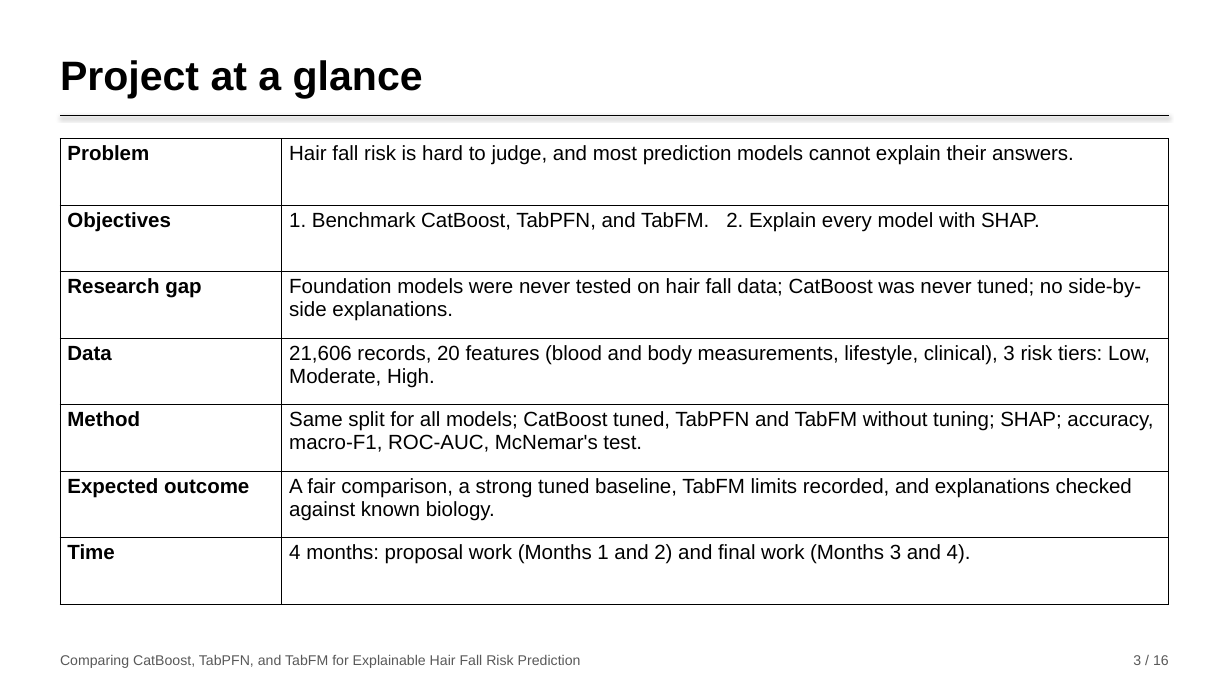
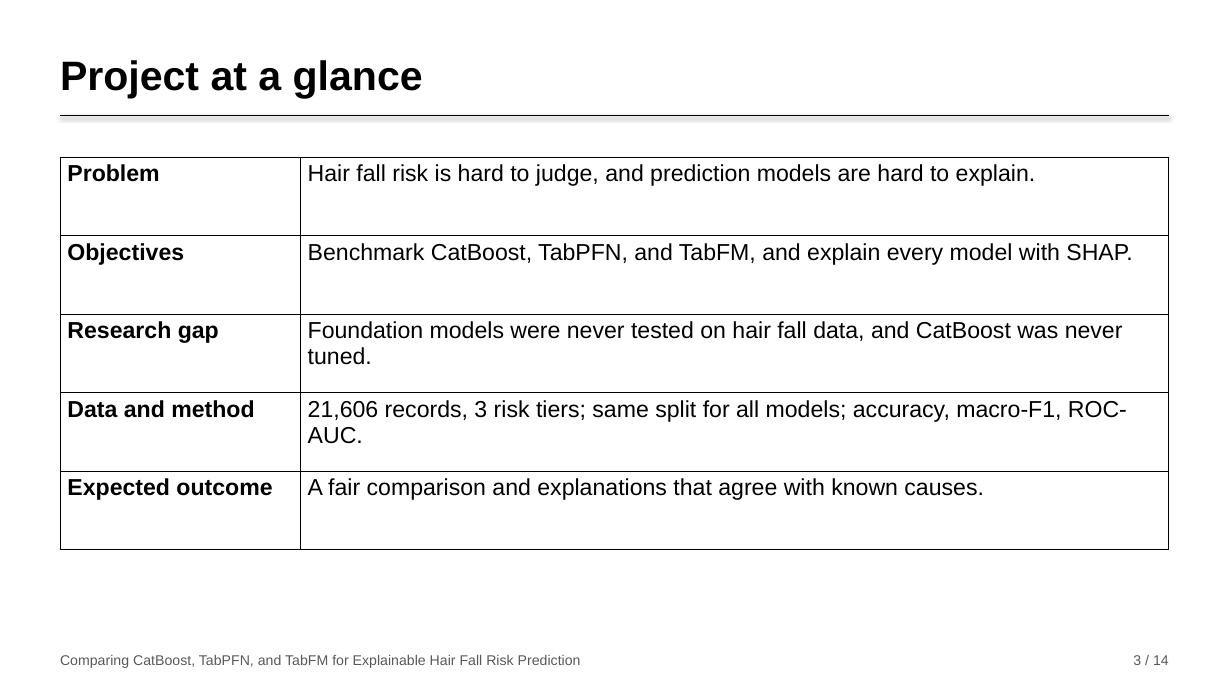
Before and after one commit to nirajanS1211/Hairfall-Thesis, a slide deck: slide 3 of Thesis_Final/Presentation/Hairfall_Presentation.pptx. Drawn at 1232x693 pixels with LibreOffice and Linux fonts; fonts in the diff are those of the drawing. Boxes give left, top, right and bottom in pixels: in the first picture for what was removed or moved away, otherwise in the second. Text is boxed around its words. In the diff, an @@ line names an element or a change of style, - is before the commit and + after.

```diff
--- a/Thesis_Final/Presentation/Hairfall_Presentation.pptx
+++ b/Thesis_Final/Presentation/Hairfall_Presentation.pptx
@@ table at bbox=[60, 157, 1169, 550] @@
-row 1: Problem | Hair fall risk is hard to judge, and most prediction models cannot explain their answers.
-row 2: Objectives | 1. Benchmark CatBoost, TabPFN, and TabFM. 2. Explain every model with SHAP.
-row 3: Research gap | Foundation models were never tested on hair fall data; CatBoost was never tuned; no side-by-side explanations.
-row 4: Data | 21,606 records, 20 features (blood and body measurements, lifestyle, clinical), 3 risk tiers: Low, Moderate, High.
-row 5: Method | Same split for all models; CatBoost tuned, TabPFN and TabFM without tuning; SHAP; accuracy, macro-F1, ROC-AUC, McNemar's test.
-row 6: Expected outcome | A fair comparison, a strong tuned baseline, TabFM limits recorded, and explanations checked against known biology.
-row 7: Time | 4 months: proposal work (Months 1 and 2) and final work (Months 3 and 4).
+row 1: Problem | Hair fall risk is hard to judge, and prediction models are hard to explain.
+row 2: Objectives | Benchmark CatBoost, TabPFN, and TabFM, and explain every model with SHAP.
+row 3: Research gap | Foundation models were never tested on hair fall data, and CatBoost was never tuned.
+row 4: Data and method | 21,606 records, 3 risk tiers; same split for all models; accuracy, macro-F1, ROC-AUC.
+row 5: Expected outcome | A fair comparison and explanations that agree with known causes.
@@ table: place and size @@
-table at bbox=[60, 139, 1169, 604]
+table at bbox=[60, 157, 1169, 550]
@@ text at bbox=[1133, 655, 1169, 665]: text changed @@
-3 / 16
+3 / 14
```
Also in this commit, not shown: 12 other slides changed, 2 slides removed, 2 other files.
